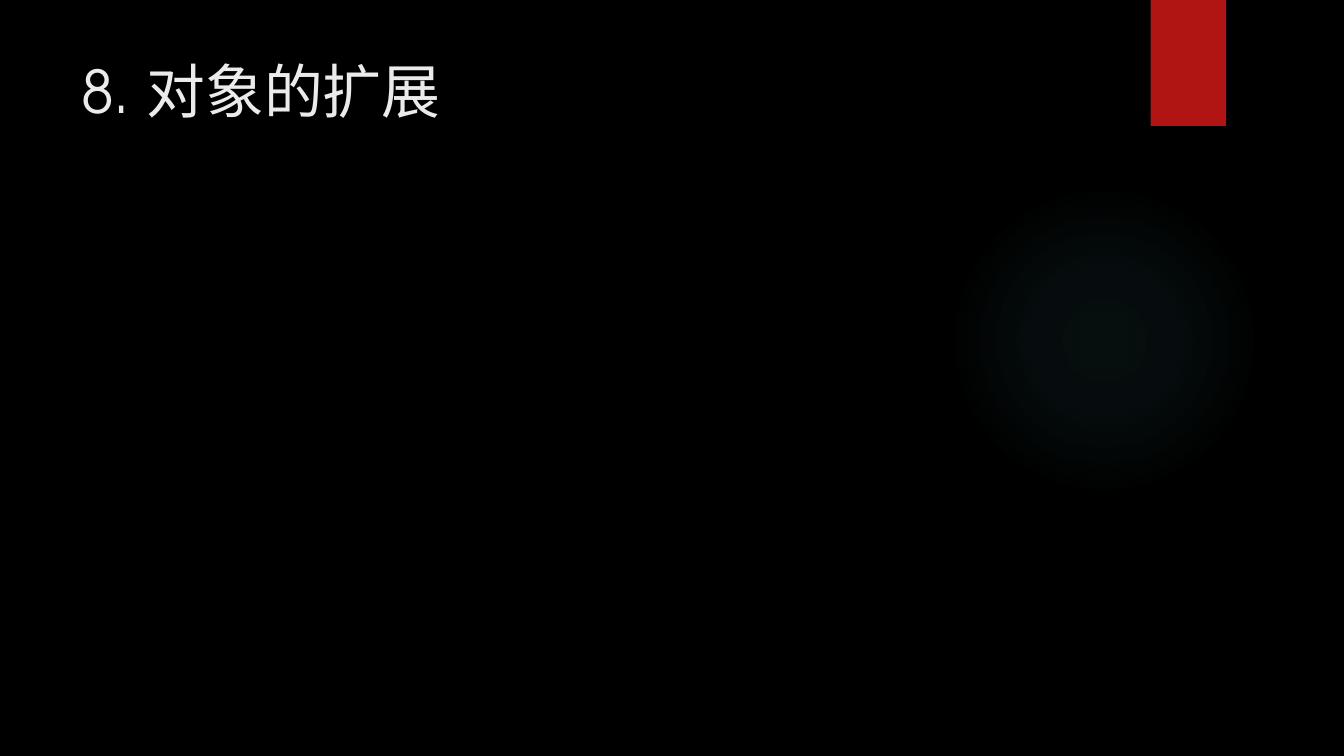
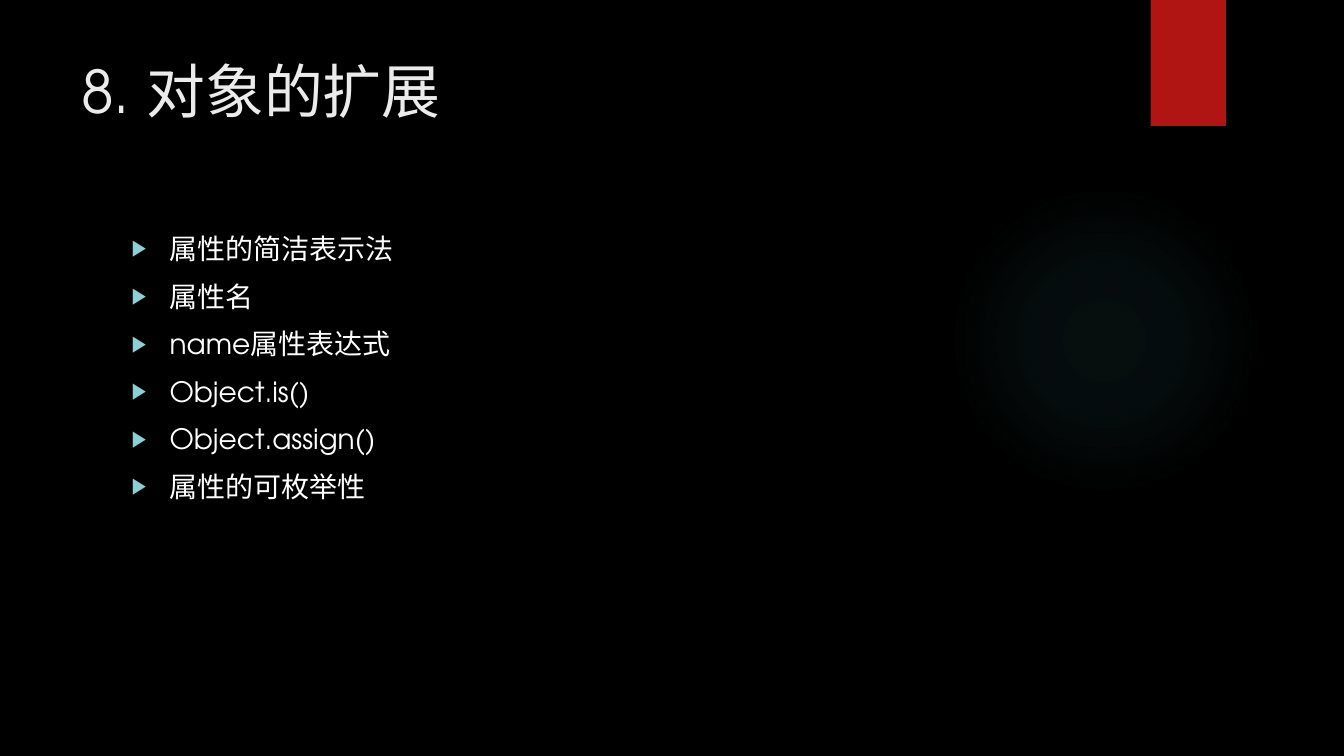
Before and after one commit to Edward-Li/Babel-ES6-Lessons, a slide deck: slide 13 of ES6 .pptx (slide 12 before the commit). Drawn at 1344x756 pixels with LibreOffice and Linux fonts; fonts in the diff are those of the drawing; background and template pictures are left out. Boxes give left, top, right and bottom in pixels: in the first picture for what was removed or moved away, otherwise in the second. Text is boxed around its words. In the diff, an @@ line names an element or a change of style, - is before the commit and + after.

```diff
--- a/ES6 .pptx
+++ b/ES6 .pptx
@@ text added at box(170, 235, 394, 500), 20 pt, text #FFFFFF @@
+▶ 属性的简洁表示法
+▶ 属性名
+▶ name属性表达式
+▶ Object.is()
+▶ Object.assign()
+▶ 属性的可枚举性
```
Also in this commit, not shown: 4 other slides changed, 2 slides added, 7 other files.
